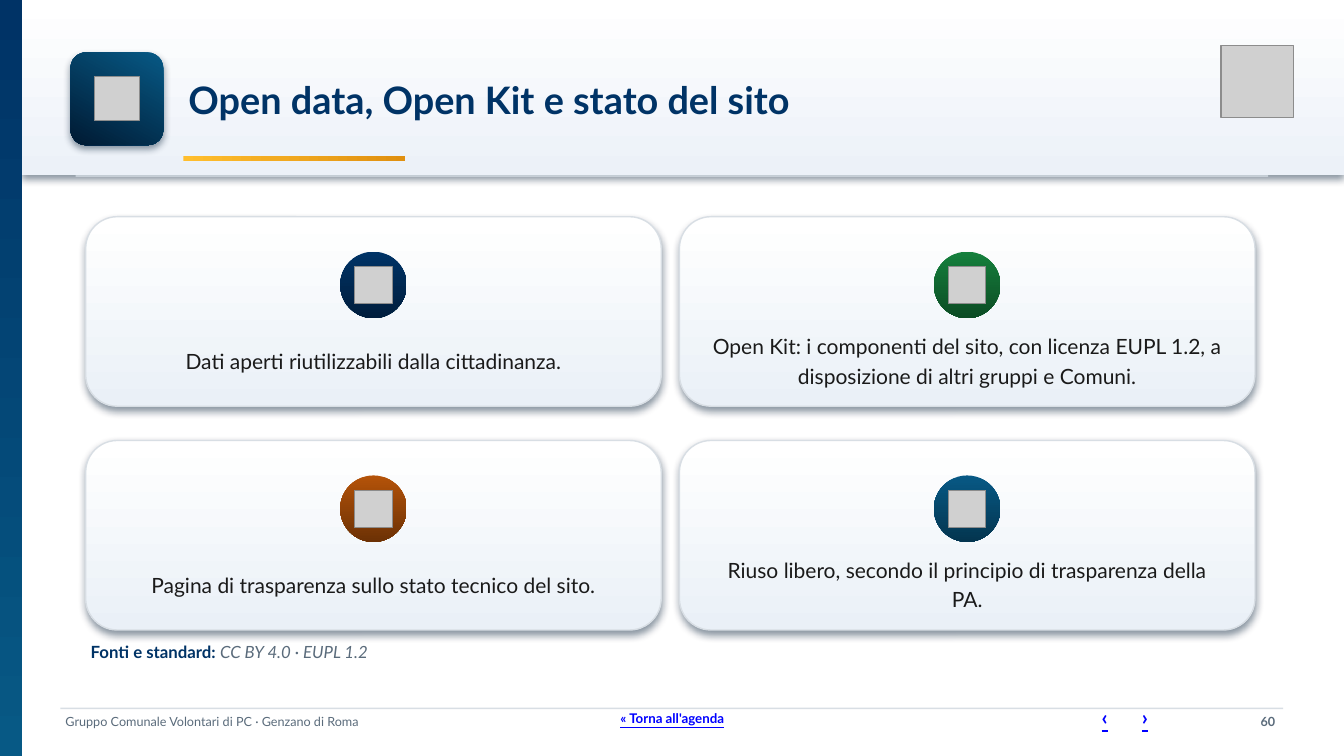
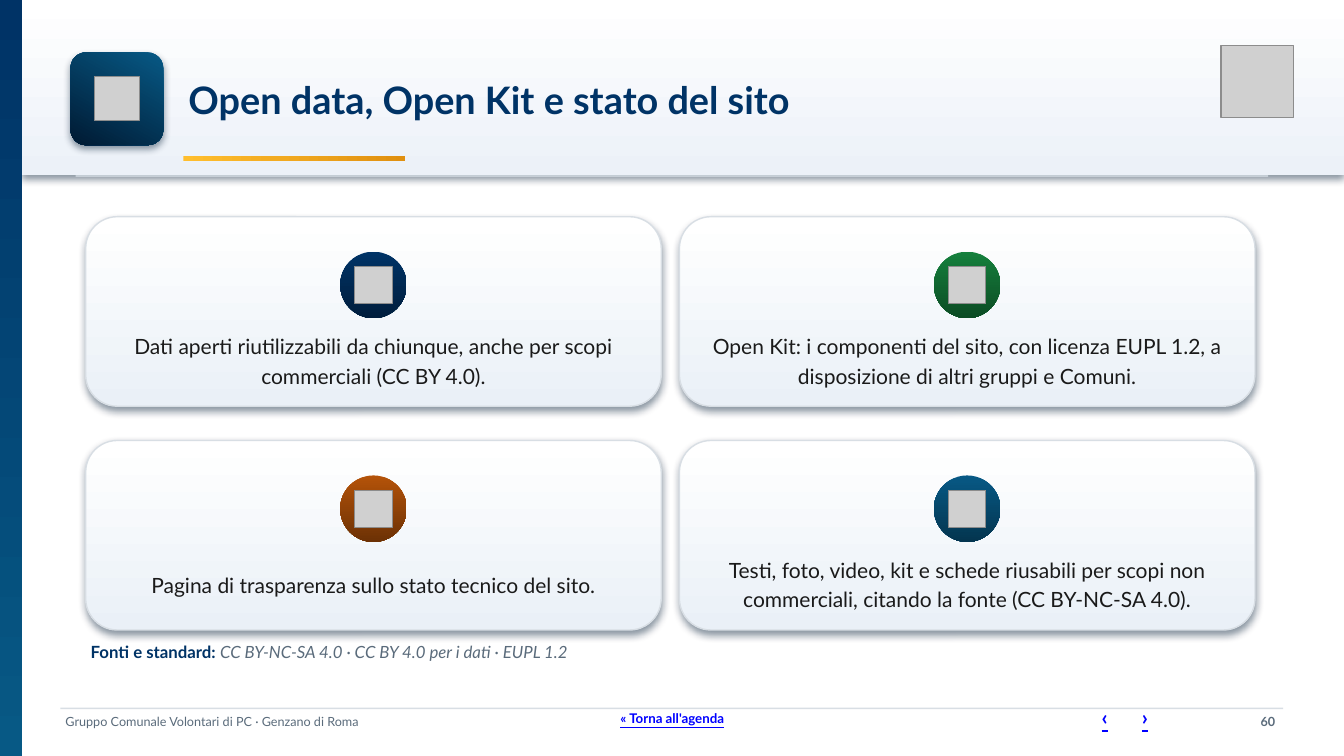
Before and after one commit to SviluppoItaliaDigitale/sito-pc-genzano, a slide deck: slide 60 of static/manuali/presentazione-struttura-sito.pptx. Drawn at 1344x756 pixels with LibreOffice and Linux fonts; fonts in the diff are those of the drawing; grey boxes stand for pictures. Boxes give left, top, right and bottom in pixels: in the first picture for what was removed or moved away, otherwise in the second. Text is boxed around its words. In the diff, an @@ line names an element or a change of style, - is before the commit and + after.

```diff
--- a/static/manuali/presentazione-struttura-sito.pptx
+++ b/static/manuali/presentazione-struttura-sito.pptx
@@ text at [134, 338, 613, 387]: text changed @@
-Dati aperti riutilizzabili dalla cittadinanza.
+Dati aperti riutilizzabili da chiunque, anche per scopi commerciali (CC BY 4.0).
@@ text at [729, 562, 1205, 610]: text changed @@
-Riuso libero, secondo il principio di trasparenza della PA.
+Testi, foto, video, kit e schede riusabili per scopi non commerciali, citando la fonte (CC BY-NC-SA 4.0).
@@ text at [91, 645, 567, 661]: text changed; text colour #003366 to #5A6B7B; bold off; italic on @@
-Fonti e standard: CC BY 4.0 · EUPL 1.2
+Fonti e standard: CC BY-NC-SA 4.0 · CC BY 4.0 per i dati · EUPL 1.2
```
Also in this commit, not shown: 1 other slide changed, 20 other files.
